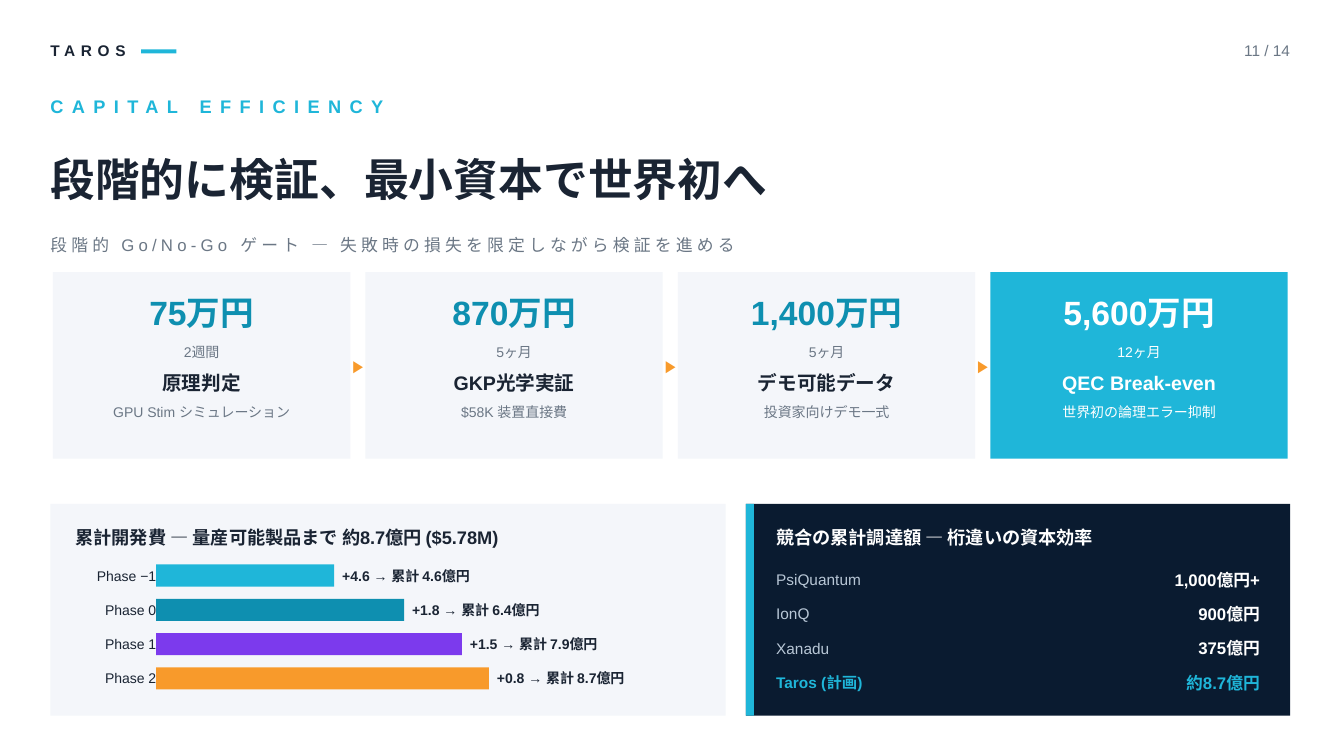
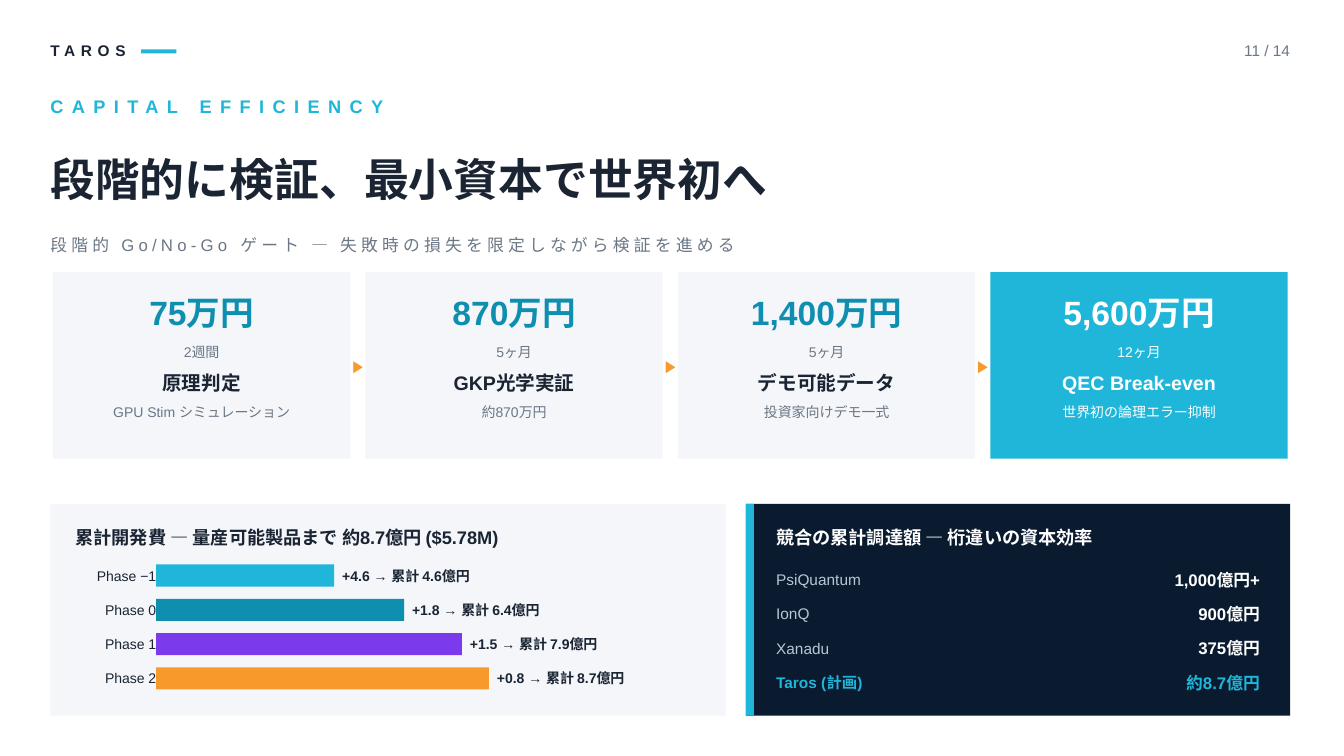
Before and after one commit to TomohiroTani28/Taros, a slide deck: slide 11 of assets/TAROS_Investor_Pitch_Revised.pptx. Drawn at 1344x756 pixels with LibreOffice and Linux fonts; fonts in the diff are those of the drawing. Boxes give left, top, right and bottom in pixels: in the first picture for what was removed or moved away, otherwise in the second. Text is boxed around its words. In the diff, an @@ line names an element or a change of style, - is before the commit and + after.

```diff
--- a/assets/TAROS_Investor_Pitch_Revised.pptx
+++ b/assets/TAROS_Investor_Pitch_Revised.pptx
@@ text at bbox=[482, 405, 547, 418]: text changed @@
-$58K 装置直接費
+約870万円
```
Also in this commit, not shown: 8 other slides changed, 32 other files.
